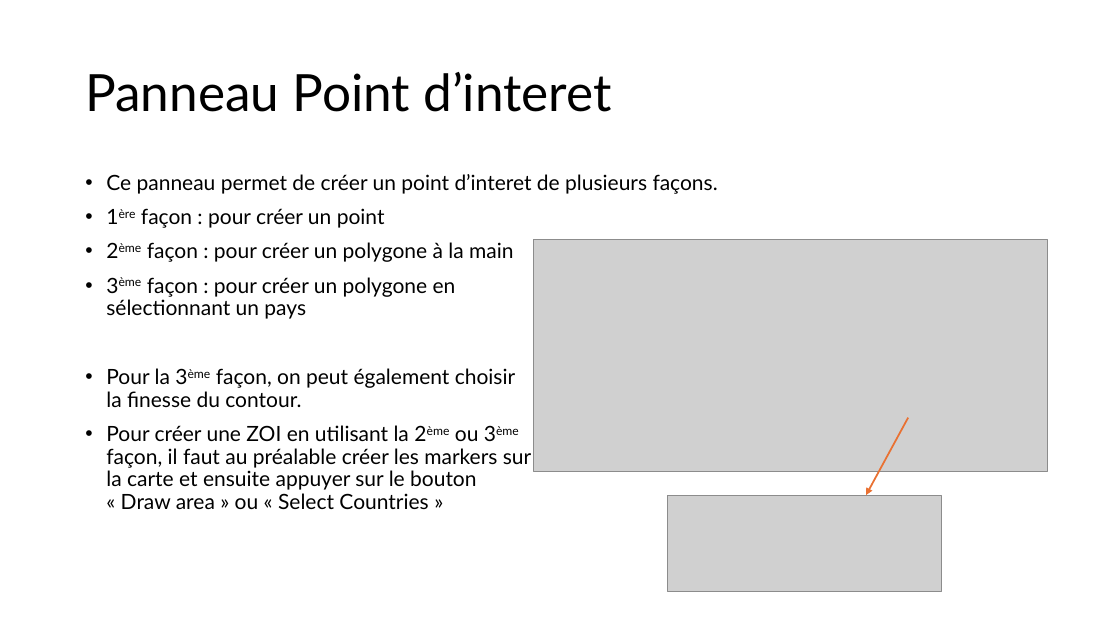
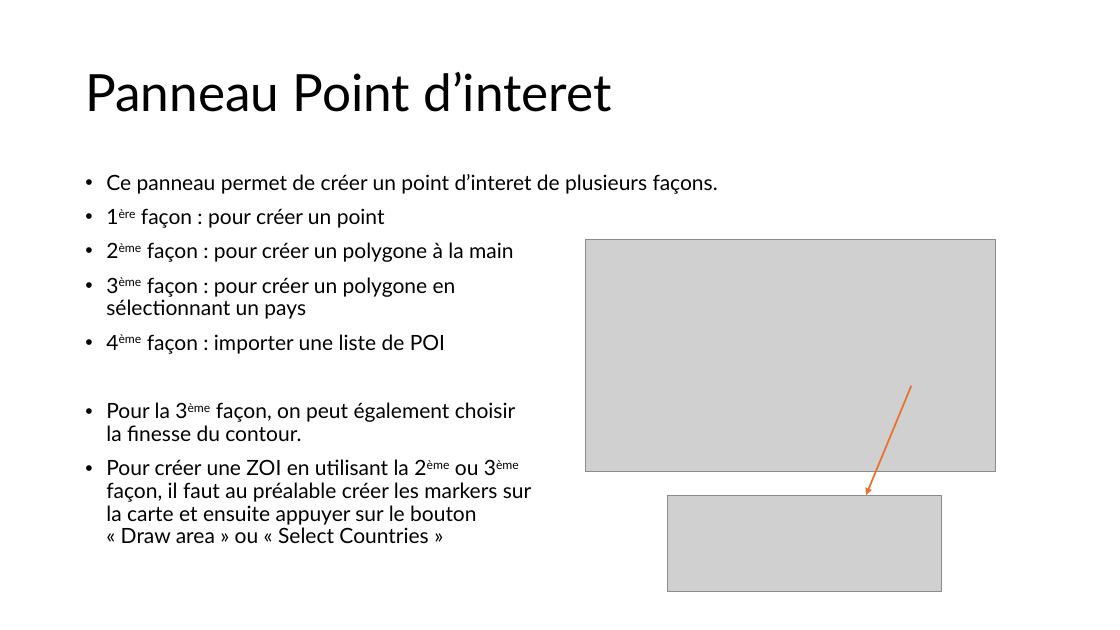
Before and after one commit to leoid3/EO_Tools, a slide deck: slide 5 of User guide.pptx (slide 4 before the commit). Drawn at 1120x630 pixels with LibreOffice and Linux fonts; fonts in the diff are those of the drawing; grey boxes stand for pictures. Boxes give left, top, right and bottom in pixels: in the first picture for what was removed or moved away, otherwise in the second. Text is boxed around its words. In the diff, an @@ line names an element or a change of style, - is before the commit and + after.

```diff
--- a/User guide.pptx
+++ b/User guide.pptx
@@ picture: place and size @@
-picture at box(534, 239, 1047, 471)
+picture at box(586, 239, 996, 471)
@@ text at box(147, 334, 445, 354): paragraph added @@
+• 4ème façon : importer une liste de POI
@@ arrow moved from (908, 418) - (866, 495) to (912, 386) - (866, 495) @@
```
Also in this commit, not shown: 5 other slides changed, 8 slides added, 1 slide removed, 5 other files.
